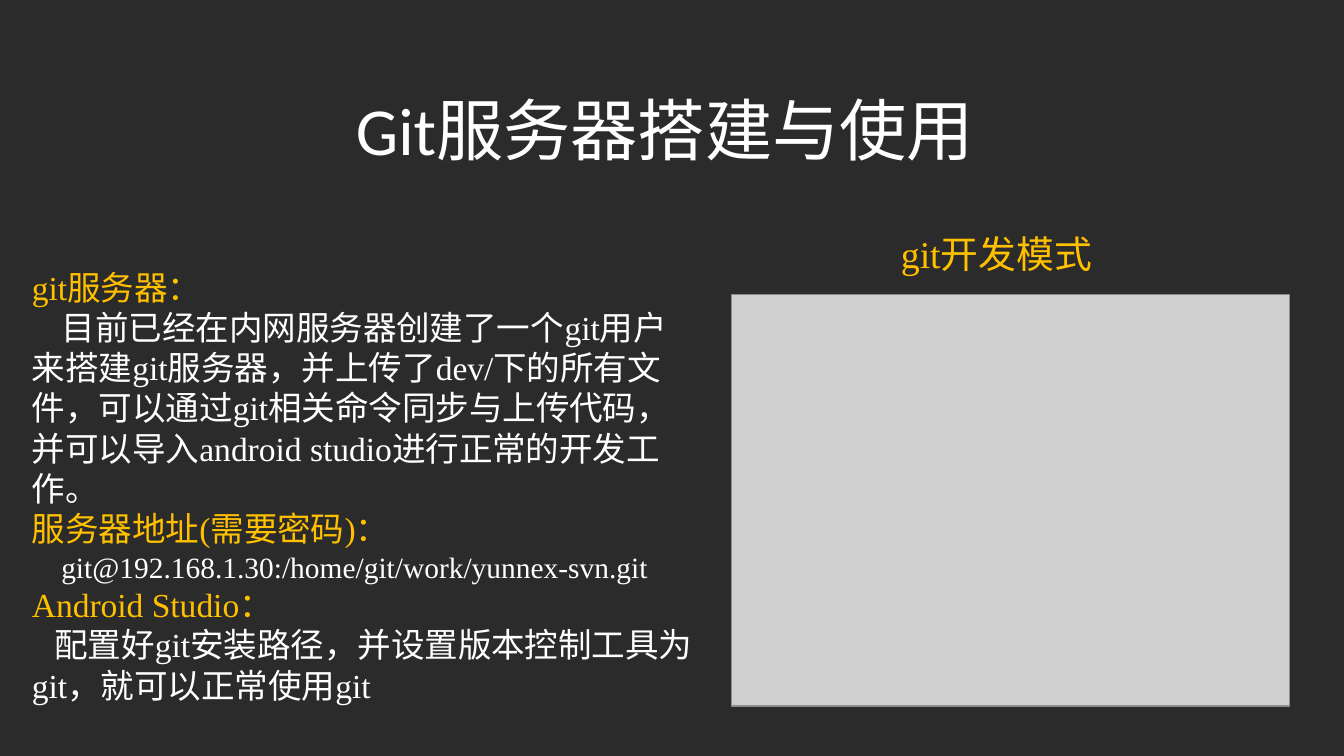
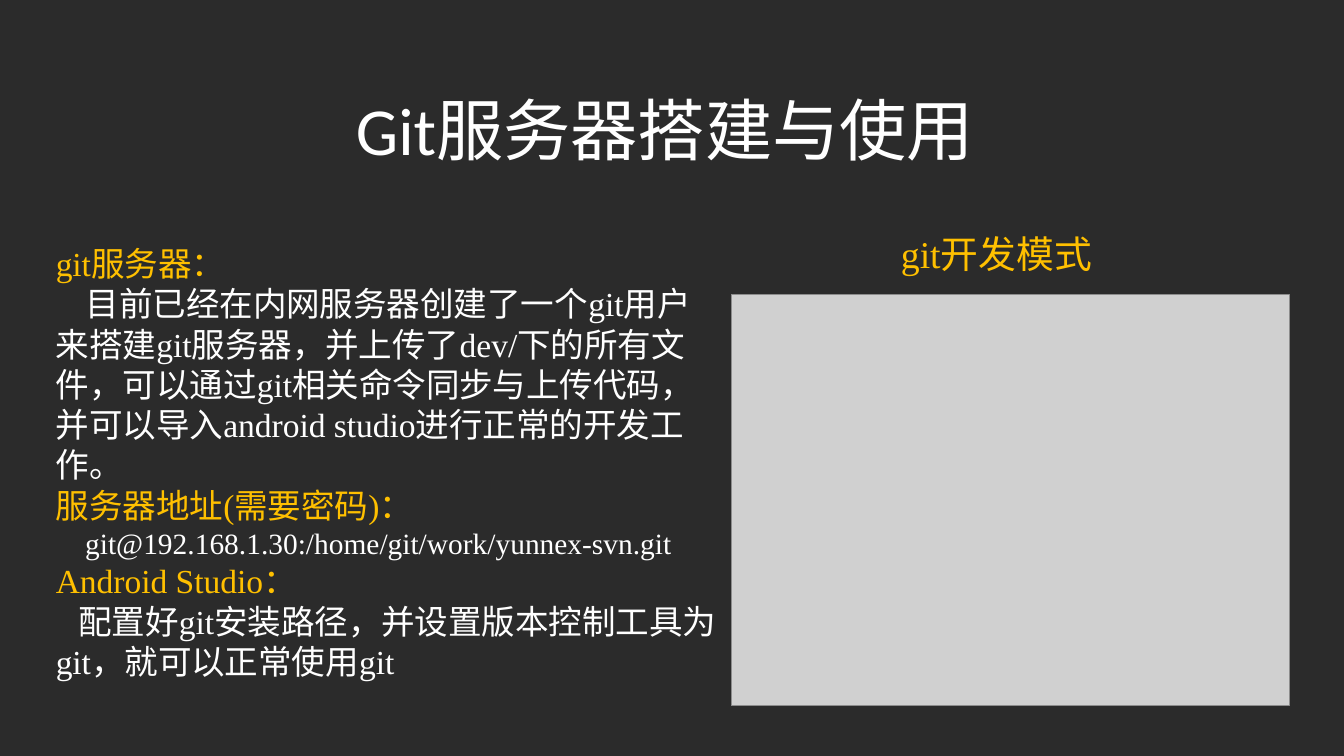
Before and after one commit to liuchangfa/workplace, a slide deck: slide 13 of training/Git/Git.ppt. Drawn at 1344x756 pixels with LibreOffice and Linux fonts; fonts in the diff are those of the drawing; grey boxes stand for pictures; background and template pictures are left out; a plain dark background stands for a picture behind light text. Boxes give left, top, right and bottom in pixels: in the first picture for what was removed or moved away, otherwise in the second. Text is boxed around its words. In the diff, an @@ line names an element or a change of style, - is before the commit and + after.

```diff
--- a/training/Git/Git.ppt
+++ b/training/Git/Git.ppt
@@ text "git服务器：": place and size @@
-text "git服务器：" at [32, 273, 692, 704]
+text "git服务器：" at [56, 250, 716, 681]
```
Also in this commit, not shown: 3 other slides changed.
